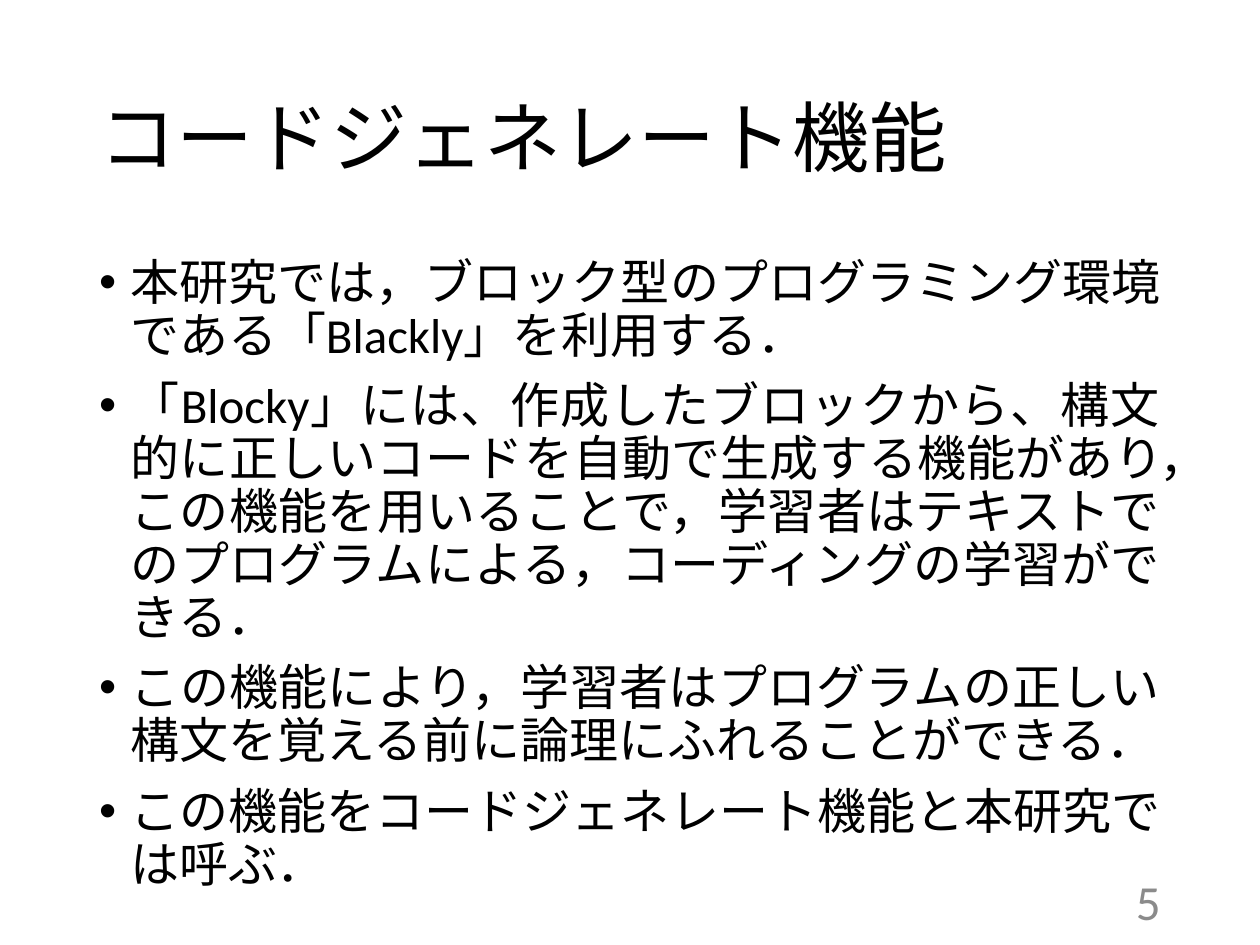
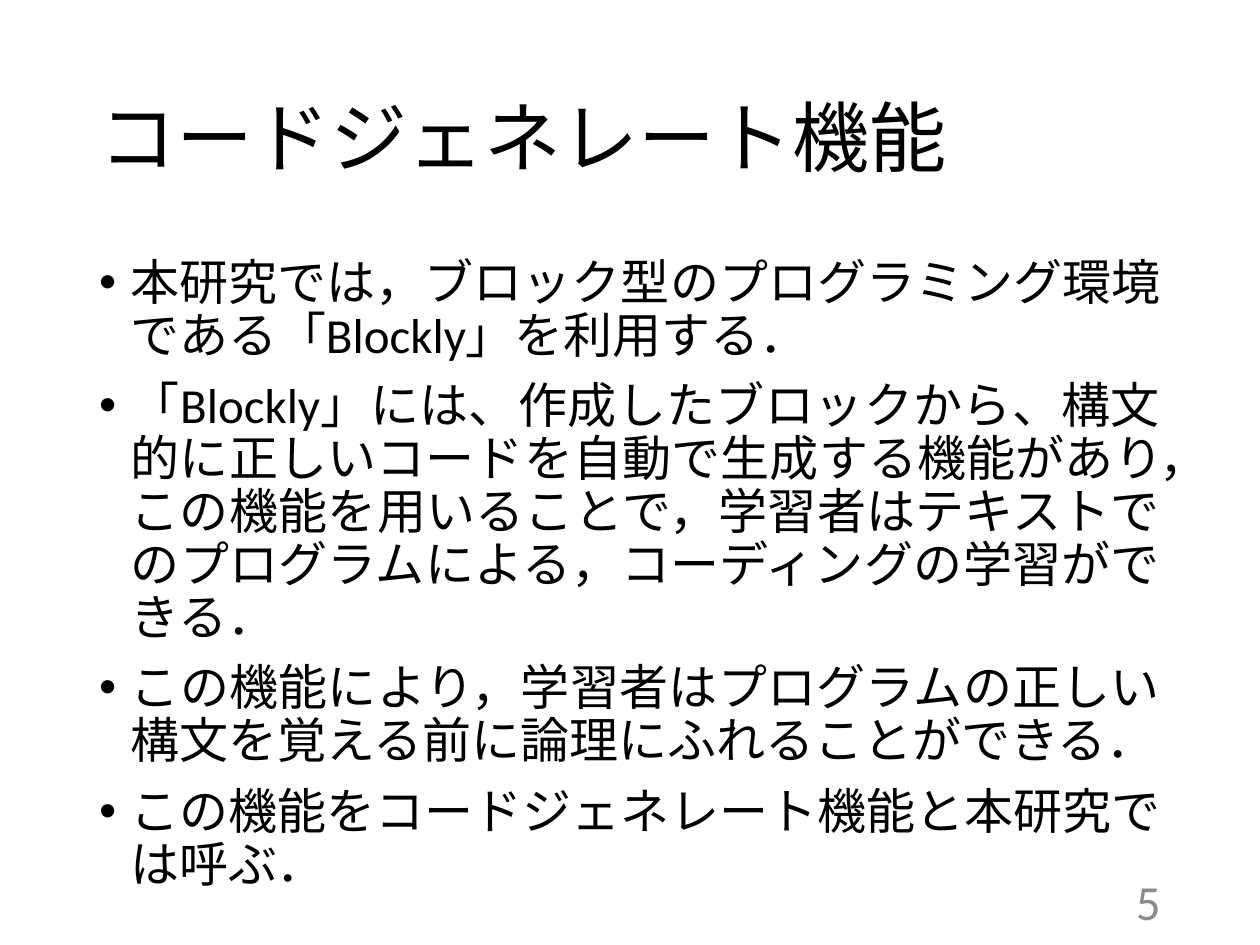
Before and after one commit to kait-takanolab/1821121-shimaoka-thesis, a slide deck: slide 5 of 1821121_shimaoka_tyuukan.pptx. Drawn at 1260x945 pixels with LibreOffice and Linux fonts; fonts in the diff are those of the drawing. Boxes give left, top, right and bottom in pixels: in the first picture for what was removed or moved away, otherwise in the second. Text is boxed around its words. In the diff, an @@ line names an element or a change of style, - is before the commit and + after.

```diff
--- a/1821121_shimaoka_tyuukan.pptx
+++ b/1821121_shimaoka_tyuukan.pptx
@@ text at bbox=[131, 258, 1209, 638]: text changed @@
-• 本研究では，ブロック型のプログラミング環境である「Blackly」を利用する．
-• 「Blocky」には、作成したブロックから、構文的に正しいコードを自動で生成する機能があり，この機能を用いることで，学習者はテキストでのプログラムによる，コーディングの学習ができる．
+• 本研究では，ブロック型のプログラミング環境である「Blockly」を利用する．
+• 「Blockly」には、作成したブロックから、構文的に正しいコードを自動で生成する機能があり，この機能を用いることで，学習者はテキストでのプログラムによる，コーディングの学習ができる．
```
